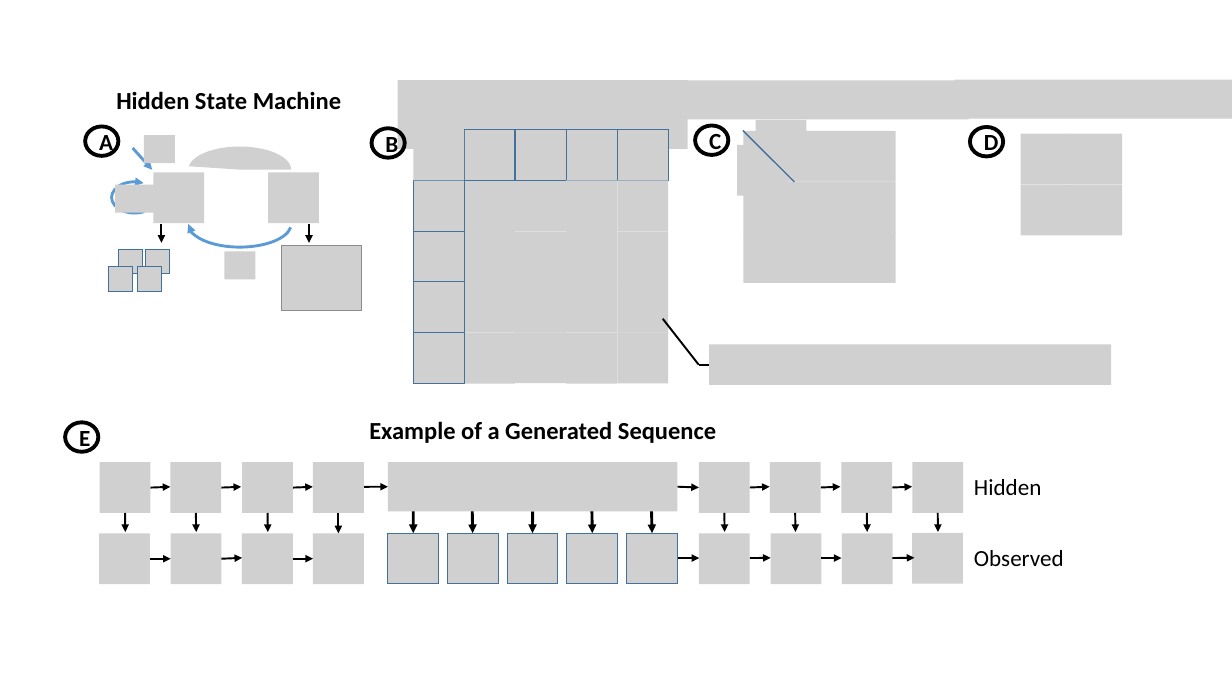
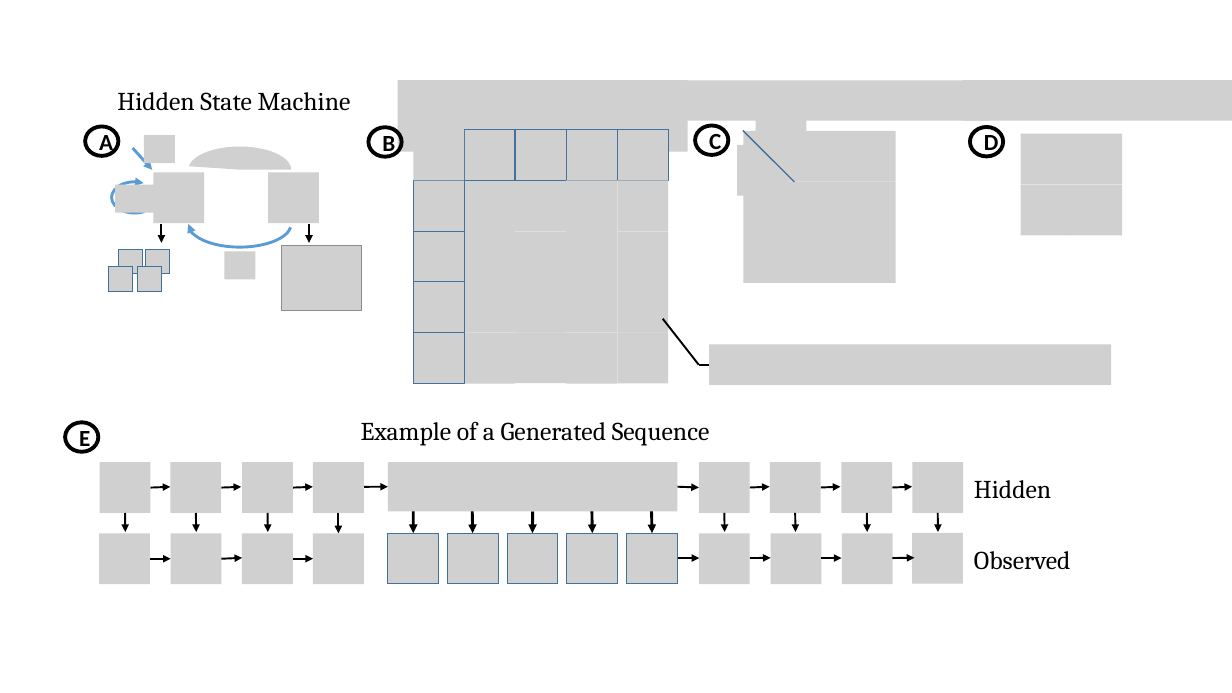
Before and after one commit to David-Taub/HOP-HMM, a slide deck: slide 6 of Help/Figures1.pptx (slide 9 before the commit). Drawn at 1232x693 pixels with LibreOffice and Linux fonts; fonts in the diff are those of the drawing; grey boxes stand for pictures. Boxes give left, top, right and bottom in pixels: in the first picture for what was removed or moved away, otherwise in the second. Text is boxed around its words. In the diff, an @@ line names an element or a change of style, - is before the commit and + after.

```diff
--- a/Help/Figures1.pptx
+++ b/Help/Figures1.pptx
@@ text "Hidden State Machine" at [117,92,351,111]: size 19.1 to 20 pt, font Calibri to Cambria, bold off @@
@@ picture: place and size @@
-picture at [678,80,969,119]
+picture at [683,80,990,121]
@@ picture: place and size @@
-picture at [955,79,1232,118]
+picture at [963,80,1232,121]
@@ text "Example of a Generated Sequence" at [361,421,710,446]: size 19.1 to 20 pt, font Calibri to Cambria, bold off @@
@@ text "Example of a Generated Sequence": place and size @@
-text "Example of a Generated Sequence" at [369,421,716,443]
+text "Example of a Generated Sequence" at [361,421,710,446]
@@ text "Hidden" at [974,480,1051,499]: size 18 to 20 pt, font Calibri to Cambria @@
@@ text "Observed" at [974,551,1071,570]: size 18 to 20 pt, font Calibri to Cambria @@
```
Also in this commit, not shown: 5 other slides changed, 3 slides removed, 2 other files.
